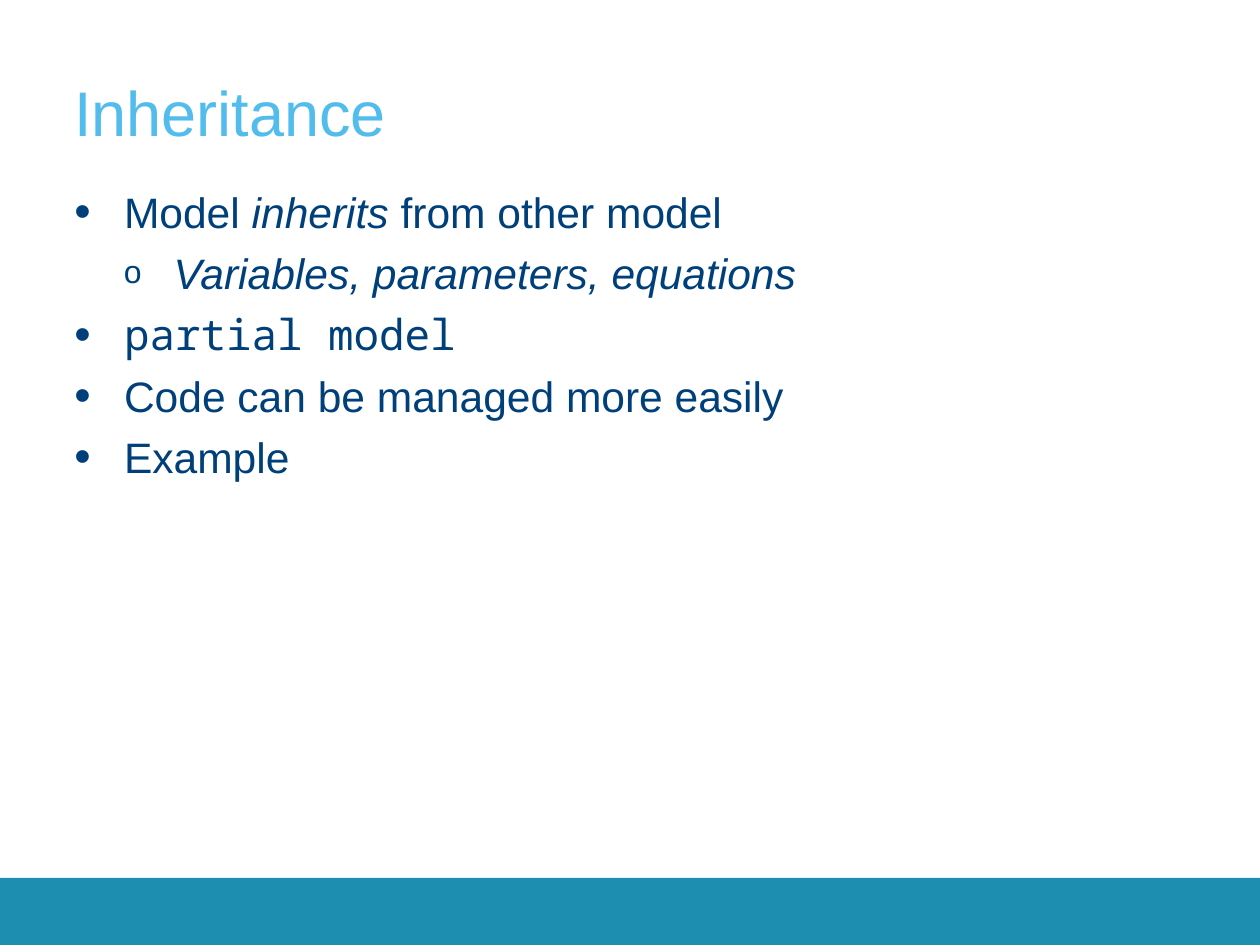
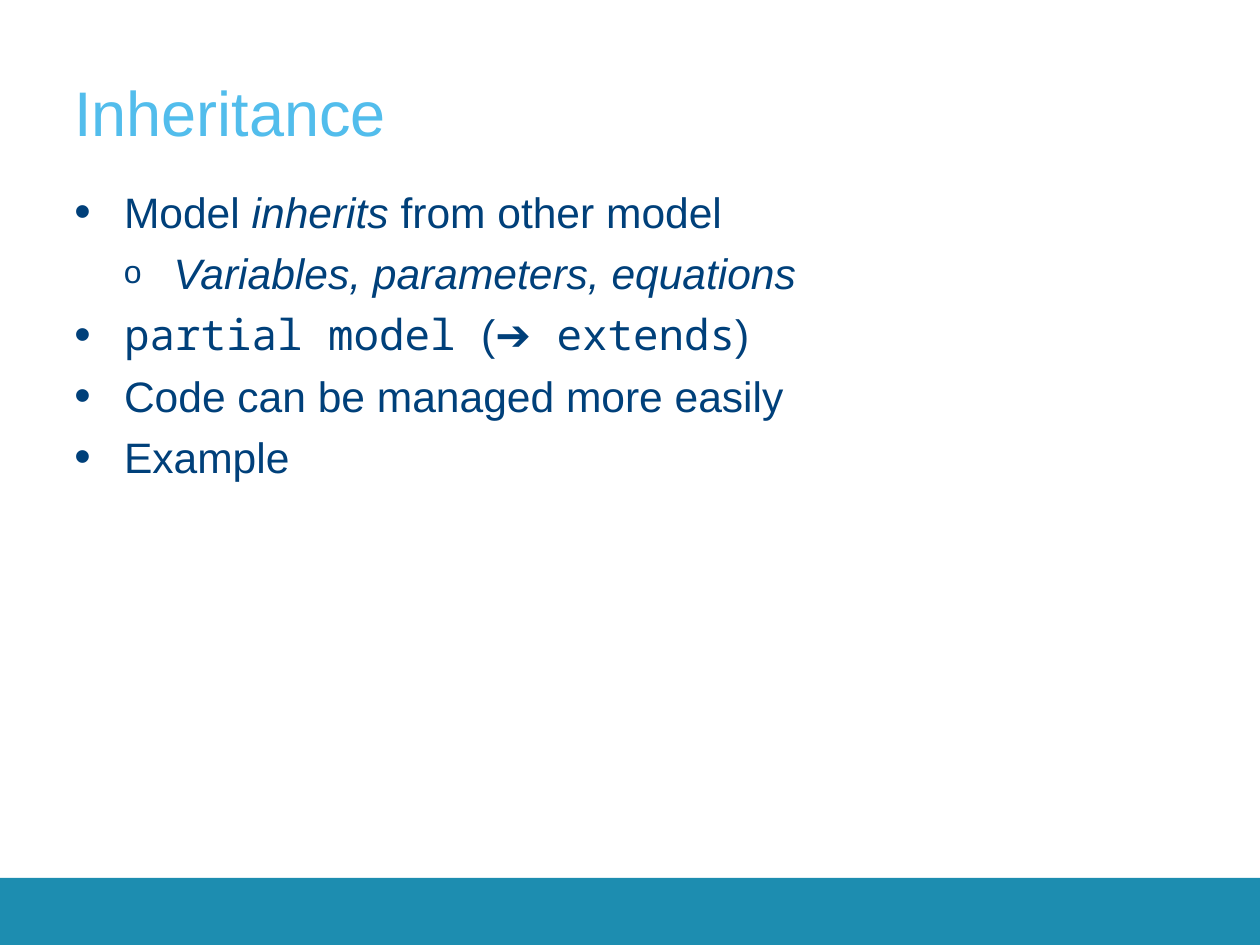
Before and after one commit to aswathnaray/__CrashCourse__, a slide deck: slide 32 of 2017-2018/Presentations/CrashCourse_2016.pptx (slide 31 before the commit). Drawn at 1260x945 pixels with LibreOffice and Linux fonts; fonts in the diff are those of the drawing; background and template pictures are left out. Boxes give left, top, right and bottom in pixels: in the first picture for what was removed or moved away, otherwise in the second. Text is boxed around its words. In the diff, an @@ line names an element or a change of style, - is before the commit and + after.

```diff
--- a/2017-2018/Presentations/CrashCourse_2016.pptx
+++ b/2017-2018/Presentations/CrashCourse_2016.pptx
@@ text at <box>124,317,750,361</box>: text changed @@
-• partial model
+• partial model (➔ extends)
```
Also in this commit, not shown: 14 other slides changed, 14 slides added, 10 slides removed.
